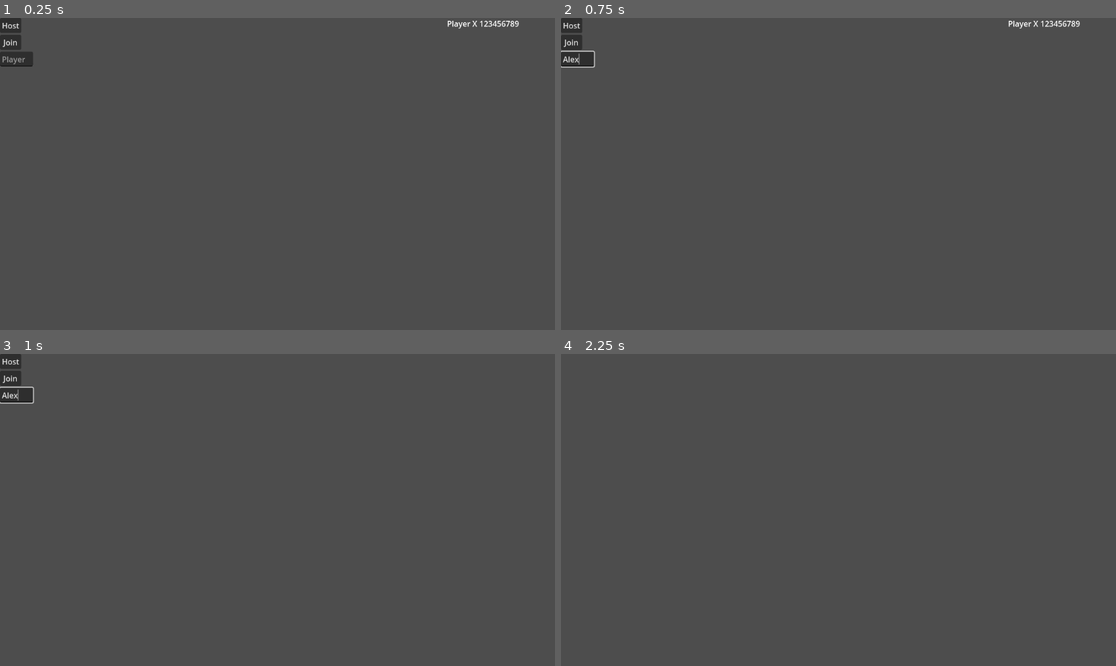
Above: before the commit, frames 1-4 (two rows, left to right).
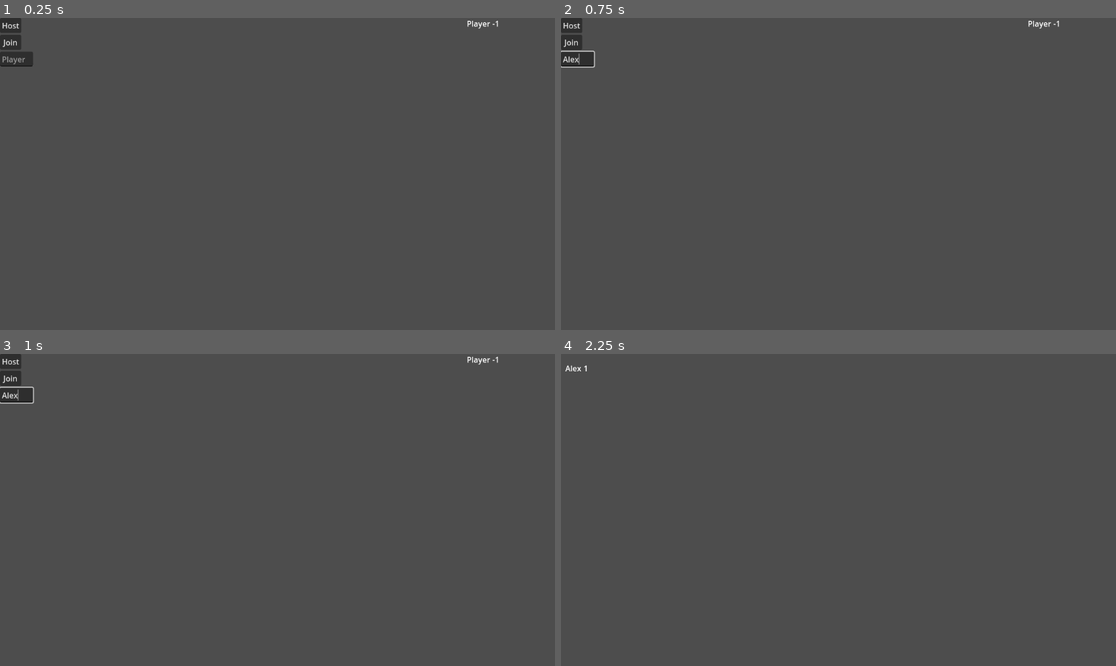
Above: after the commit, the same moments.

Repository: dinobits/Basic-Godot-networking-and-lobby
Game: Godot game, scene res://main_menu.tscn
Two runs of this game, one before a commit and one after it. Both use one fixed random seed, a clock stepped at 60 frames per second and the inputs below. The engine's default icon, where the game draws it, is replaced by a stand-in: a white triangle on a blue panel in a dark square.
Inputs (mouse positions are in pixels of both pictures, inside the frame that each line leads up to):
- Up to frame 1 (0.25 s): no input
- Up to frame 2 (0.75 s): click (577, 58) at 0.52 s; type "Alex" at 0.6 s
- Up to frame 3 (1 s): no input
- Up to frame 4 (2.25 s): click "Host" at 1.25 s; click "StartGame" at 2 s

The runs differ from the first frame. In frame 1, 0.2% of the frame differs, in the area x 80-94%, y 0-4%; in frame 2, 0.2%; in frame 3, less than 0.1%; in frame 4, less than 0.1%.

Commit message:
Spawn players with proper authorities

Diff:
--- a/game.gd
+++ b/game.gd
@@ -1,37 +1,38 @@
 extends Node2D
 
 const Player = preload("res://player.gd")
-const PlayerInfo = preload("res://player_info.gd")
 const PLAYER = preload("res://player.tscn")
 
 
 var _lobby: Lobby = Lobby
 
 @onready var players: Node = $Players
+@onready var multiplayer_spawner: MultiplayerSpawner = $MultiplayerSpawner
+@onready var _player_info: HBoxContainer = $PlayerInfo
 
 
 func _ready():
 	# Preconfigure game.
-	_spawn_players()
+	_player_info.player_name = _lobby.player_info[&"name"]
+	_player_info.player_id = multiplayer.get_unique_id()
 	_lobby.player_loaded.rpc_id(1) # Tell the server that this peer has loaded.
 
 
 # Called only on the server.
 func start_game():
-	print("Start")
 	# All peers are ready to receive RPCs in this scene.
+	_spawn_players()
 
 
 func _spawn_players() -> void:
-	#players
 	for player_id in _lobby.players.keys():
-		var player = _create_player(player_id, _lobby.players[player_id])
+		var _player = _create_player(player_id, _lobby.players[player_id])
+		_player.change_authority.rpc(player_id)
 
 
 func _create_player(id: int, player_info: Dictionary[StringName, String]) -> RigidBody2D:
 	var player := PLAYER.instantiate() as Player
-	players.add_child(player)
-	var info := player.player_info as PlayerInfo
-	info.player_name = player_info[&"name"]
-	info.player_id = id
+	player.player_name = player_info[&"name"]
+	player.player_id = id
+	players.add_child(player, true)
 	return player
--- a/game.tscn
+++ b/game.tscn
@@ -1,11 +1,22 @@
-[gd_scene load_steps=3 format=3 uid="uid://bvk7i0y4v8uq6"]
+[gd_scene load_steps=4 format=3 uid="uid://bvk7i0y4v8uq6"]
 
 [ext_resource type="Script" uid="uid://gyyflht7fr60" path="res://game.gd" id="1_80nbo"]
+[ext_resource type="PackedScene" uid="uid://qrvkhtj42o22" path="res://player_info.tscn" id="2_e2o6t"]
 
 [sub_resource type="WorldBoundaryShape2D" id="WorldBoundaryShape2D_feb5d"]
 
 [node name="Game" type="Node2D"]
 script = ExtResource("1_80nbo")
+
+[node name="PlayerInfo" parent="." instance=ExtResource("2_e2o6t")]
+anchors_preset = 0
+anchor_left = 0.0
+anchor_right = 0.0
+offset_left = -567.0
+offset_top = -306.0
+offset_right = -417.0
+offset_bottom = -283.0
+grow_horizontal = 1
 
 [node name="StaticBody2D" type="StaticBody2D" parent="."]
 position = Vector2(0, 252)
@@ -15,4 +26,8 @@
 
 [node name="Camera2D" type="Camera2D" parent="."]
 
+[node name="MultiplayerSpawner" type="MultiplayerSpawner" parent="."]
+_spawnable_scenes = PackedStringArray("uid://ble4xbcjq6v0d")
+spawn_path = NodePath("../Players")
+
 [node name="Players" type="Node" parent="."]
--- a/lobby_info.gd
+++ b/lobby_info.gd
@@ -12,16 +12,9 @@
 func _ready() -> void:
 	_lobby.player_connected.connect(_on_player_connected)
 	_lobby.player_disconnected.connect(_on_player_connected)
-	_timer = Timer.new()
-	_timer.name = "LobbyUpdateTimer"
-	_timer.timeout.connect(_on_timeout)
-	_timer.autostart = true
-	_timer.one_shot = false
-	get_tree().root.add_child.call_deferred(_timer)
 
 
 func _on_player_connected(id, player_info) -> void:
-	prints("Remote sender: ", multiplayer.get_remote_sender_id(), "Player: id: ", id, player_info)
 	update_player_list()
 
 
@@ -34,7 +27,3 @@
 		player_list_box.add_child(label)
 		label.player_id = player_id
 		label.player_name = _lobby.players[player_id]["name"]
-
-
-func _on_timeout() -> void:
-	update_player_list()
--- a/network_menu.gd
+++ b/network_menu.gd
@@ -33,8 +33,6 @@
 
 func _on_join_pressed() -> void:
 	_lobby.join_game()
-	#var game = GAME.instantiate()
-	#get_tree().root.add_child(game)
 
 
 func _on_player_joined(_id: int, _player_info) -> void:
--- a/player.gd
+++ b/player.gd
@@ -1,4 +1,31 @@
 extends RigidBody2D
 
 
-@onready var player_info: HBoxContainer = $PlayerInfo
+@export var player_name: String = "":
+	set(value):
+		player_name = value
+		if _player_info:
+			_player_info.player_name = player_name
+@export var player_id: int = -1:
+	set(value):
+		player_id = value
+		if _player_info:
+			_player_info.player_id = value
+
+@onready var _player_info: HBoxContainer = $PlayerInfo
+
+
+func _ready() -> void:
+	_player_info.player_name = player_name
+	_player_info.player_id = player_id
+
+
+func _unhandled_input(event: InputEvent) -> void:
+	if is_multiplayer_authority() && event.is_action("ui_accept"):
+		apply_impulse(Vector2.UP * 100)
+
+
+@rpc("any_peer", "call_local")
+func change_authority(new_authority: int) -> void:
+	if multiplayer.get_remote_sender_id() == 1:
+		set_multiplayer_authority(new_authority, true)
--- a/player.tscn
+++ b/player.tscn
@@ -6,6 +6,26 @@
 
 [sub_resource type="RectangleShape2D" id="RectangleShape2D_80nbo"]
 size = Vector2(120, 124)
+
+[sub_resource type="SceneReplicationConfig" id="SceneReplicationConfig_i3pqv"]
+properties/0/path = NodePath(".:position")
+properties/0/spawn = true
+properties/0/replication_mode = 1
+properties/1/path = NodePath(".:rotation")
+properties/1/spawn = true
+properties/1/replication_mode = 1
+properties/2/path = NodePath("PlayerInfo:player_name")
+properties/2/spawn = true
+properties/2/replication_mode = 1
+properties/3/path = NodePath("PlayerInfo:player_id")
+properties/3/spawn = true
+properties/3/replication_mode = 1
+properties/4/path = NodePath(".:player_name")
+properties/4/spawn = true
+properties/4/replication_mode = 1
+properties/5/path = NodePath(".:player_id")
+properties/5/spawn = true
+properties/5/replication_mode = 1
 
 [node name="Player" type="RigidBody2D"]
 script = ExtResource("1_i3pqv")
@@ -19,3 +39,6 @@
 [node name="PlayerInfo" parent="." instance=ExtResource("2_i3pqv")]
 offset_top = -99.0
 offset_bottom = -76.0
+
+[node name="MultiplayerSynchronizer" type="MultiplayerSynchronizer" parent="."]
+replication_config = SubResource("SceneReplicationConfig_i3pqv")
--- a/player_info.gd
+++ b/player_info.gd
@@ -4,11 +4,18 @@
 @export var player_name: String = "Player":
 	set(value):
 		player_name = value
-		_player_name.text = value
+		if _player_name:
+			_player_name.text = value
 @export var player_id: int = -1:
 	set(value):
 		player_id = value
-		_player_id.text = str(value)
+		if _player_id:
+			_player_id.text = str(value)
 
 @onready var _player_name: Label = $PlayerName
 @onready var _player_id: Label = $PlayerId
+
+
+func _ready() -> void:
+	_player_name.text = player_name
+	_player_id.text = str(player_id)
Not shown: 1 places in player.tscn that only renumber resources
